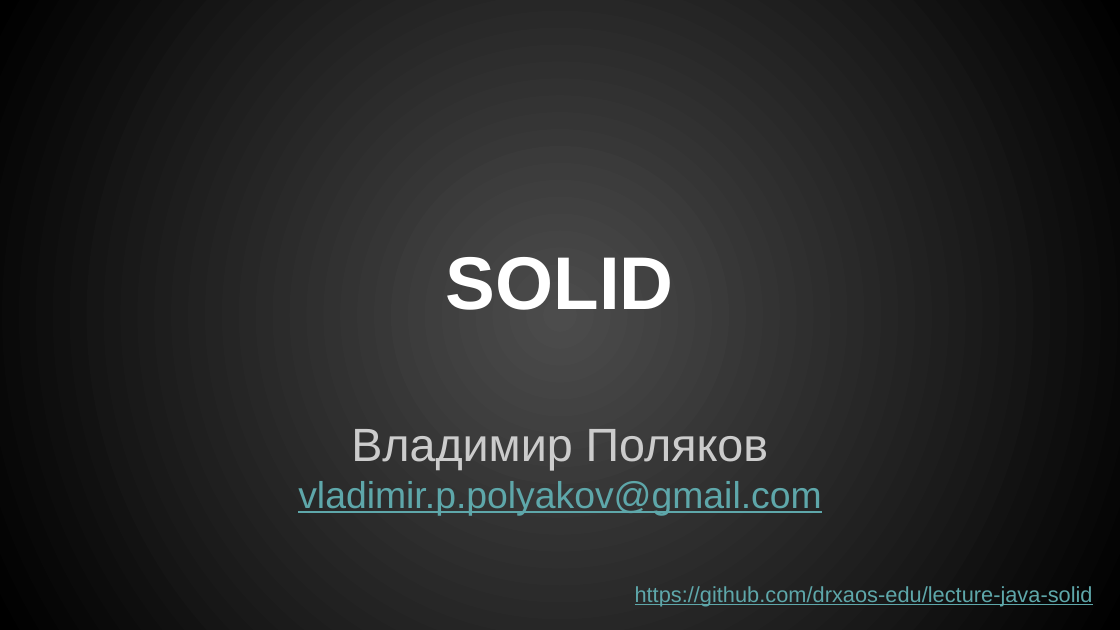
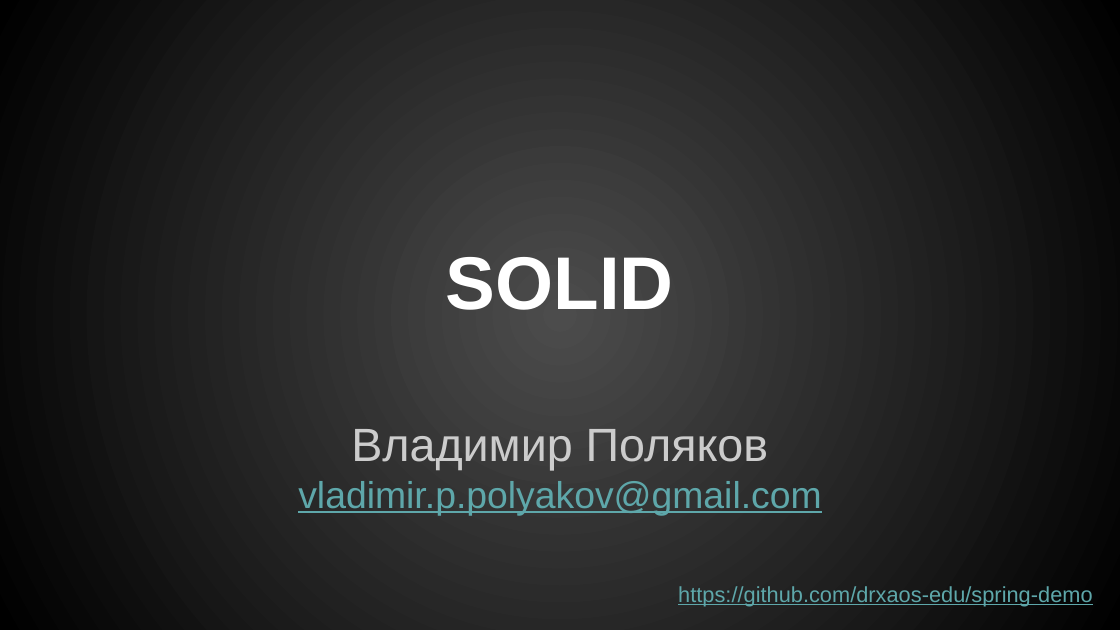
Before and after one commit to drxaos-edu/spring-demo, a slide deck: slide 1 of SOLID.pptx. Drawn at 1120x630 pixels with LibreOffice and Linux fonts; fonts in the diff are those of the drawing. Boxes give left, top, right and bottom in pixels: in the first picture for what was removed or moved away, otherwise in the second. Text is boxed around its words. In the diff, an @@ line names an element or a change of style, - is before the commit and + after.

Commit message:
slides

```diff
--- a/SOLID.pptx
+++ b/SOLID.pptx
@@ text at box(678, 586, 1092, 607): text changed @@
-https://github.com/drxaos-edu/lecture-java-solid
+https://github.com/drxaos-edu/spring-demo
```
Also in this commit, not shown: 1 other slide changed, 1 other file.
